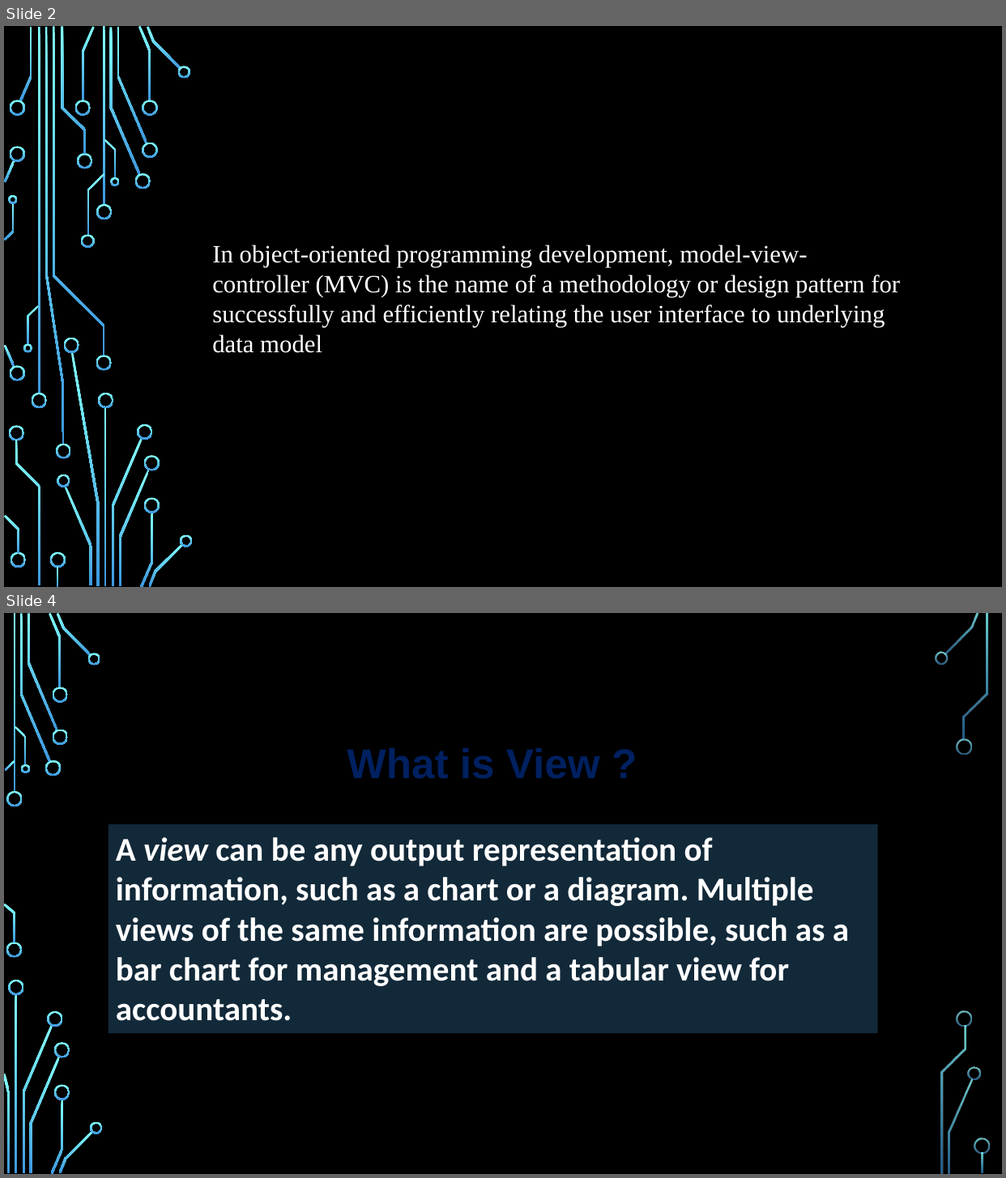
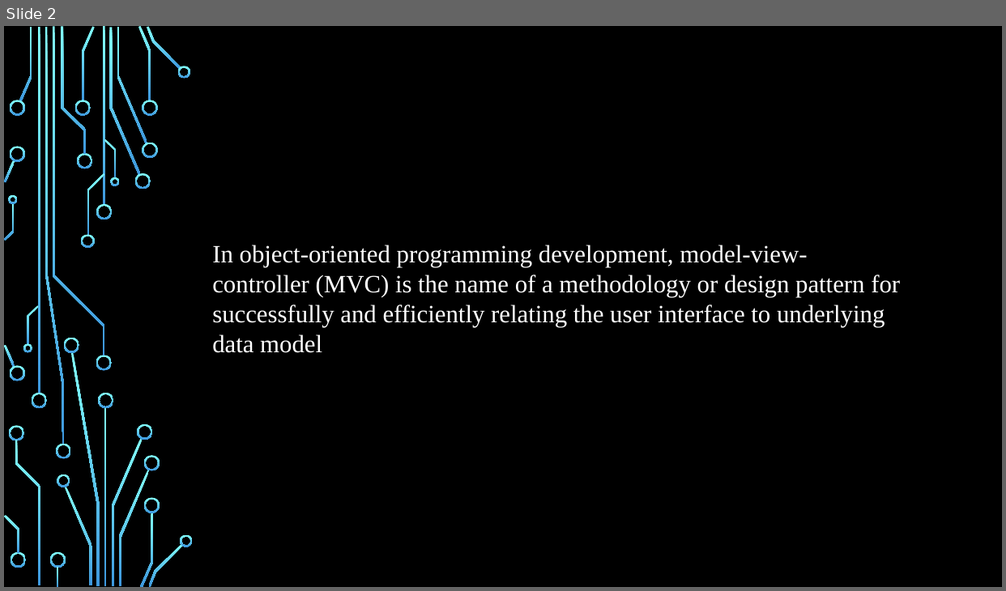
Before and after one commit to bugChanger/E-receipit_for_CSE404, a slide deck: MVC_video.pptx. Shown one above the other, each under a label of ours: slides 2 and 4 before the commit, slide 2 after it; the slides between them are not shown. The pictures are 1006x1178 and 1006x591 pixels, drawn with LibreOffice and Linux fonts; fonts in the diff are those of the drawing; background and template pictures are left out. Boxes give left, top, right and bottom in pixels: in the first picture for what was removed or moved away, otherwise in the second. Text is boxed around its words. In the diff, an @@ line names an element or a change of style, - is before the commit and + after.

```diff
--- a/MVC_video.pptx
+++ b/MVC_video.pptx
@@ slide 4 removed at (x1=4, y1=613, x2=1002, y2=1174), background picture (left out) @@
@@ text removed at (x1=339, y1=734, x2=766, y2=791) @@
-What is View ?
@@ rectangle removed at (x1=108, y1=825, x2=878, y2=1033) @@
-A view can be any output representation of information, such as a chart or a diagram. Multiple views of the same information are possible, such as a bar chart for management and a tabular view for accountants.
@@ group removed at (x1=4, y1=613, x2=990, y2=1174): 33 freeform shapes, 3 rectangles @@
```
Also in this commit, not shown: 2 slides changed, 3 slides added, 3 other slides removed.
